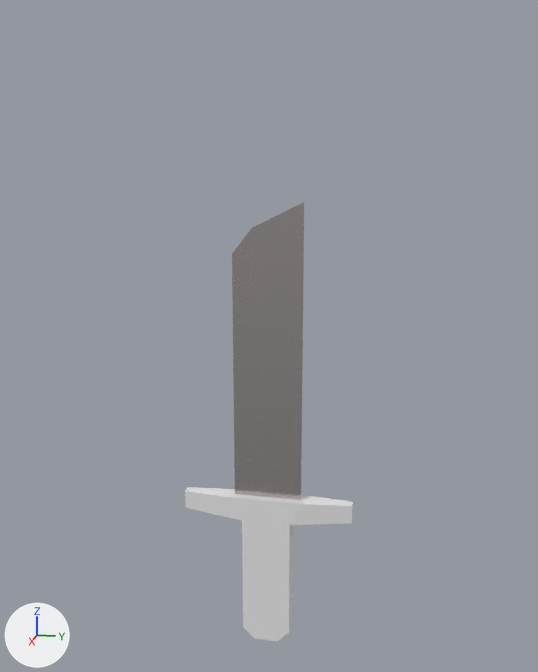
One commit to the FBX model Assets/Models/Prefabs/Weapons/Base Models/Machete 1.fbx: the scene before it, then after it.
Both versions are drawn from a 50 mm camera at (5.56, 1.12, 3.45) aimed at (-0.05, 0.0, 2.05). The axes (+X, +Y, +Z) are drawn at lower left. The lights are the same throughout. Where no turn or scale is listed for an object, it has been applied to the vertices.

In view in the first picture: 'Machete'.
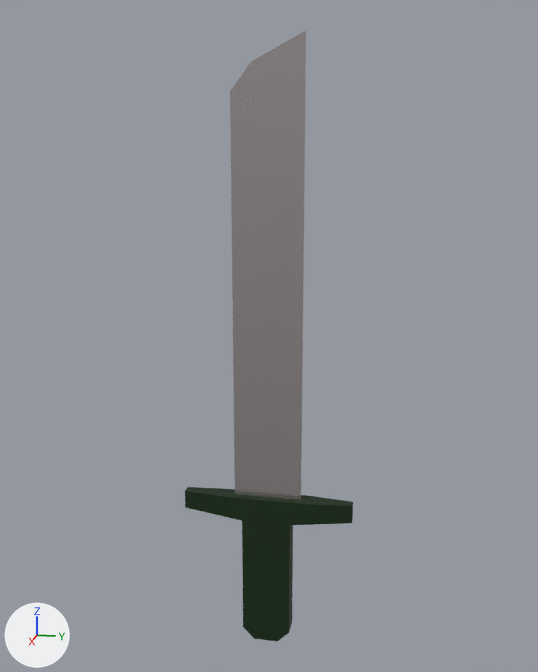
The newer file is also rescaled (x0.18) as a whole; pictures and numbers use the older file's frame.

Edits to the scene script, one JSON object a line:
```json
{"op": "set", "path": "mat_machete_grip.base_color", "old": "(0.8, 0.8, 0.8)", "new": "(0.000239, 0.0194, 0.0)", "note": "white #e7e7e7 -> black #012600"}
{"block": "me_cube", "where": "me_cube.from_pydata(...)  # 38 vertices, 37 faces; spans x -0.08..0.08, y -0.7..0.7, z -0.6..3.1"}
{"block": "me_cube", "where": "# used by ob_machete; location = (0.0, 0.0, 0.0)"}
{"block": "me_cube", "change": "me_cube part 1: all 10 vertices in x -0.01..0.01, y -0.28..0.28, z 2.7..3.1 are moved by (0.0, 0.0, 1.19)"}
```

What differs and where, as boxes [x1, y1, x2, y2] in the pictures (538 x 672 px; the box of a moved part takes in the faces that stretch with it):
```json
{"object": "Machete", "change": "recoloured, reshaped", "before": [185, 202, 353, 641], "after": [185, 31, 353, 641], "on screen": "white to black, 39% taller"}
{"part": 1, "of": "me_cube", "change": "moved or reshaped", "before": [232, 202, 304, 500], "after": [230, 31, 306, 500]}
```
